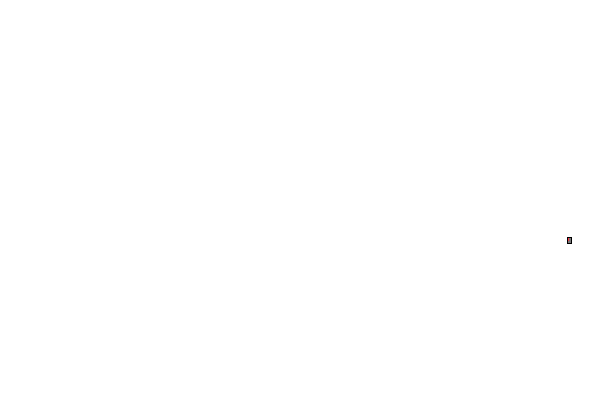
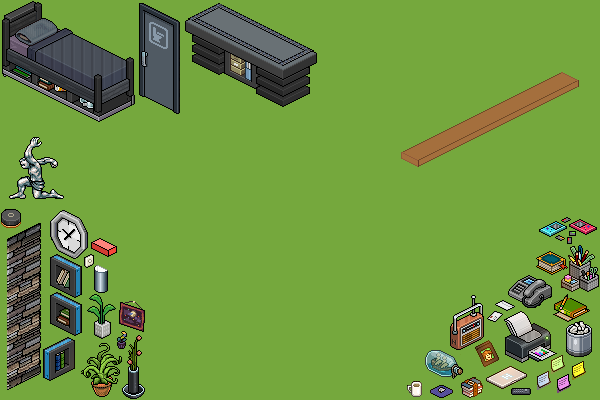
Before/after of a 600 x 400 layered artwork. What changed in the layer stack:
showed "analog radio" over 450, 295, 484, 350
showed "Statue" over 9, 137, 64, 199
showed "plant 3" over 87, 294, 116, 339
showed "painting" over 119, 301, 145, 332
showed "desk / table" over 185, 3, 317, 107
showed "Tulips" over 122, 335, 145, 399
showed "Door" over 139, 3, 180, 114
showed "Thick Book" over 536, 251, 568, 275
showed "Bed 1" over 2, 1, 135, 122
showed "wall clock" over 50, 210, 88, 259
showed "phone and answer machine" over 508, 275, 552, 308
showed "Potted Plant" over 81, 343, 122, 397
showed "Ship in bottle" over 425, 350, 463, 379
showed "stationary" over 561, 245, 599, 292
showed "book and pen" over 553, 294, 590, 322
showed "Printer" over 504, 311, 557, 363
showed "small bok shelf 3" over 50, 254, 82, 298
showed "small book shelf 2" over 50, 292, 82, 336
showed "small book shelf" over 43, 337, 75, 381
showed "paper bin" over 566, 321, 592, 357
showed "Stone Wall Facade" over 7, 223, 41, 390
showed "Laptop Closed" over 486, 366, 527, 389
showed "Plank Template" over 401, 72, 579, 167
showed "Layer 0" over 0, 0, 600, 400
…and 21 more changes (21 visibility)
